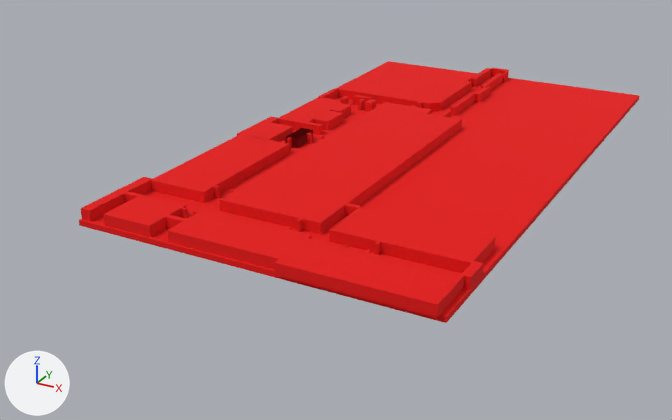
What one commit did to the glTF model public/models/school_cblock.hitboxes.glb.
One viewpoint serves both versions: a camera (50 mm lens) standing at (133.2, -110.4, 62.9) and looking at (53.1, 35.3, -9.9). Lighting does not change. The marker at lower left points along +X, +Y and +Z. Where no turn or scale is listed for an object, it has been applied to the vertices. Vertices at the same position are counted once.

Script lines for the objects in view, before the commit:
```python
me_cube_051 = bpy.data.meshes.new('Cube.051')
me_cube_051.from_pydata(...)  # a box spanning x 29.0..94.0, y -8.4..108.0, z -1.0..0.0
me_cube_051.materials.append(mat_hbmat_c)  # red #e70200
# before: 0 (29.0, -8.4, -1.0) at pixel (79, 225), 1 (29.0, -8.4, 0.0) at pixel (78, 219), 2 (29.0, 108.0, -1.0), 3 (29.0, 108.0, 0.0) at pixel (388, 61), 4 (94.0, -8.4, -1.0) at pixel (446, 323)
# before: 5 (94.0, -8.4, 0.0) at pixel (446, 316), 6 (94.0, 108.0, -1.0) at pixel (638, 99), 7 (94.0, 108.0, 0.0) at pixel (639, 95)
me_cube_202 = bpy.data.meshes.new('Cube.202')
me_cube_202.from_pydata(...)  # a box spanning x 47.1..66.5, y 5.9..65.6, z 0.0..2.0
me_cube_202.materials.append(mat_hbmat_c)  # red #e70200
me_cube_204 = bpy.data.meshes.new('Cube.204')
me_cube_204.from_pydata(...)  # a box spanning x 67.5..93.0, y -9.3..0.1, z 0.0..2.0
me_cube_204.materials.append(mat_hbmat_c)  # red #e70200
me_cube_210 = bpy.data.meshes.new('Cube.210')
me_cube_210.from_pydata(...)  # a box spanning x 32.5..39.3, y 47.5..63.0, z 0.0..2.0
me_cube_210.materials.append(mat_hbmat_c)  # red #e70200
ob_c_ground_hitbox_invisible_004 = bpy.data.objects.new('c_ground_hitbox_invisible.004', me_cube_202)
ob_c_ground_hitbox_invisible_004.location = (0.0, 0.0, 0.0)
ob_c_ground_hitbox_invisible_006 = bpy.data.objects.new('c_ground_hitbox_invisible.006', me_cube_204)
ob_c_ground_hitbox_invisible_006.location = (0.0, 0.0, 0.0)
ob_c_ground_hitbox_invisible_012 = bpy.data.objects.new('c_ground_hitbox_invisible.012', me_cube_210)
ob_c_ground_hitbox_invisible_012.location = (0.0, 0.0, 0.0)
ob_c_groundfloor_floor_invisible = bpy.data.objects.new('_c_groundfloor_floor_invisible', me_cube_051)
ob_c_groundfloor_floor_invisible.location = (0.0, 0.0, 0.0)
# also in view: 'c_ground_hitbox_invisible.019' at (44.1, 73.4, 1.0); 'c_ground_hitbox_invisible.002' at (38.9, -3.3, 1.0); 'c_ground_hitbox_invisible.008' at (80.8, 9.3, 1.0); 'c_ground_hitbox_invisible.073' at (56.5, 83.1, 1.0); 'c_ground_hitbox_invisible.003' at (37.0, 21.3, 1.0)
```
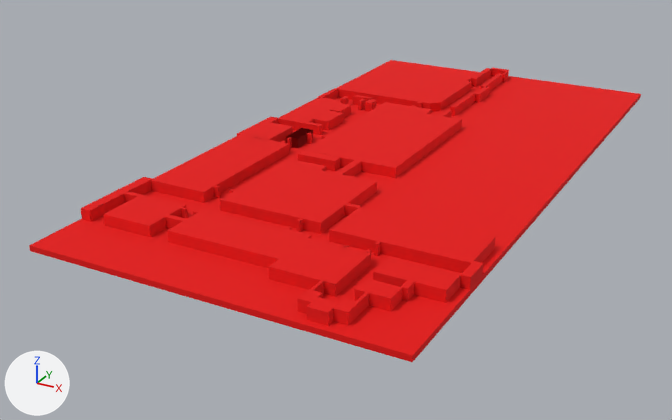
Where the newer file only moved an object's origin or applied its transform, the numbers keep the older frame.

Where the change shows, as pixel boxes [x1, y1, x2, y2] in the pictures (672 x 420 px):
'_c_groundfloor_floor_invisible', reshaped (9% wider, 15% taller)
    before: [79, 61, 639, 323]
    after: [29, 60, 641, 362]
'c_ground_hitbox_invisible.004', mesh rescaled (35% narrower, 43% shorter)
    before: [220, 106, 462, 234]
    after: [304, 106, 462, 178]
'c_ground_hitbox_invisible.006', mesh rescaled (46% narrower, 26% shorter)
    before: [274, 238, 464, 318]
    after: [269, 238, 371, 297]
'c_ground_hitbox_invisible.077', added (red)
    after: [373, 257, 461, 303]
'c_ground_hitbox_invisible.079', added (red)
    after: [355, 278, 402, 312]
'c_ground_hitbox_invisible.082', added (red)
    after: [307, 297, 339, 326]
'c_ground_hitbox_invisible.081', added (red)
    after: [333, 299, 359, 325]
'c_ground_hitbox_invisible.088', added (red)
    after: [298, 150, 340, 171]
'c_ground_hitbox_invisible.083', added
    after: [297, 289, 323, 314]
'c_ground_hitbox_invisible.087', added
    after: [336, 160, 361, 177]
'c_ground_hitbox_invisible.078', added
    after: [401, 280, 414, 301]
'c_ground_hitbox_invisible.080', added
    after: [356, 292, 369, 315]
'c_ground_hitbox_invisible.084', added
    after: [311, 280, 324, 294]
'c_ground_hitbox_invisible.086', unchanged, uncovered by the edit
    after: [260, 170, 377, 234]
'c_ground_hitbox_invisible.085', unchanged, uncovered by the edit
    after: [220, 159, 326, 220]

Edits to the bpy script that builds the scene:
```text
Change me_cube_202:
    where me_cube_202.from_pydata(...)  # 8 vertices, 12 faces; spans x 47.1..66.5, y 5.9..65.6, z 0.0..2.0
    me_cube_202 part 1: the whole mesh is scaled about its middle by (1, 0.539, 1), then moved by (0.0, 13.8, 0.0)
Change me_cube_204:
    where me_cube_204.from_pydata(...)  # 8 vertices, 12 faces; spans x 67.5..93.0, y -9.3..0.1, z 0.0..2.0
    me_cube_204 part 2: the whole mesh is scaled about its middle by (0.426, 1.17, 1), then moved by (-7.3, -0.7, 0.0)
Change me_cube_051:
    where me_cube_051.from_pydata(...)  # 8 vertices, 12 faces; spans x 29.0..94.0, y -8.4..108.0, z -1.0..0.0
    me_cube_051 part 3
    add for i in [0, 1, 4, 5]: me_cube_051.vertices[i].co += Vector((0.0, -10.9, 0.0))
    add for i in [2, 3, 6, 7]: me_cube_051.vertices[i].co += Vector((0.0, 1.5, 0.0))
Add ob_c_ground_hitbox_invisible_088:
    ob_c_ground_hitbox_invisible_088 = bpy.data.objects.new('c_ground_hitbox_invisible.088', me_cube_242)  # a box spanning x 47.15..55.15, y 31.15..33.35, z 0.0..2.0; in mat_hbmat_c (red #e70200)
    ob_c_ground_hitbox_invisible_088.location = (0.0, 0.0, 0.0)
Add ob_c_ground_hitbox_invisible_087:
    ob_c_ground_hitbox_invisible_087 = bpy.data.objects.new('c_ground_hitbox_invisible.087', me_cube_241)  # a box spanning x 58.1..59.5, y 25.9..33.4, z 0.0..2.0; in mat_hbmat_c (red #e70200)
    ob_c_ground_hitbox_invisible_087.location = (0.0, 0.0, 0.0)
Add ob_c_ground_hitbox_invisible_084:
    ob_c_ground_hitbox_invisible_084 = bpy.data.objects.new('c_ground_hitbox_invisible.084', me_cube_238)  # a box spanning x 76.1..76.57, y -13.8..-10.8, z 0.0..2.0; in mat_hbmat_c (red #e70200)
    ob_c_ground_hitbox_invisible_084.location = (0.0, 0.0, 0.0)
Add ob_c_ground_hitbox_invisible_083:
    ob_c_ground_hitbox_invisible_083 = bpy.data.objects.new('c_ground_hitbox_invisible.083', me_cube_237)  # a box spanning x 75.9..78.07, y -16.8..-13.8, z 0.0..2.0; in mat_hbmat_c (red #e70200)
    ob_c_ground_hitbox_invisible_083.location = (0.0, 0.0, 0.0)
Add ob_c_ground_hitbox_invisible_082:
    ob_c_ground_hitbox_invisible_082 = bpy.data.objects.new('c_ground_hitbox_invisible.082', me_cube_236)  # a box spanning x 78.1..81.37, y -18.1..-15.1, z 0.0..2.0; in mat_hbmat_c (red #e70200)
    ob_c_ground_hitbox_invisible_082.location = (0.0, 0.0, 0.0)
Add ob_c_ground_hitbox_invisible_081:
    ob_c_ground_hitbox_invisible_081 = bpy.data.objects.new('c_ground_hitbox_invisible.081', me_cube_235)  # a box spanning x 81.4..83.57, y -16.8..-13.8, z 0.0..2.0; in mat_hbmat_c (red #e70200)
    ob_c_ground_hitbox_invisible_081.location = (0.0, 0.0, 0.0)
Add ob_c_ground_hitbox_invisible_080:
    ob_c_ground_hitbox_invisible_080 = bpy.data.objects.new('c_ground_hitbox_invisible.080', me_cube_234)  # a box spanning x 83.1..83.57, y -13.8..-10.8, z 0.0..2.0; in mat_hbmat_c (red #e70200)
    ob_c_ground_hitbox_invisible_080.location = (0.0, 0.0, 0.0)
Add ob_c_ground_hitbox_invisible_079:
    ob_c_ground_hitbox_invisible_079 = bpy.data.objects.new('c_ground_hitbox_invisible.079', me_cube_233)  # a box spanning x 81.4..86.87, y -10.8..-7.2, z 0.0..2.0; in mat_hbmat_c (red #e70200)
    ob_c_ground_hitbox_invisible_079.location = (0.0, 0.0, 0.0)
Add ob_c_ground_hitbox_invisible_078:
    ob_c_ground_hitbox_invisible_078 = bpy.data.objects.new('c_ground_hitbox_invisible.078', me_cube_232)  # a box spanning x 86.6..87.67, y -7.2..-5.0, z 0.0..2.0; in mat_hbmat_c (red #e70200)
    ob_c_ground_hitbox_invisible_078.location = (0.0, 0.0, 0.0)
Add ob_c_ground_hitbox_invisible_077:
    ob_c_ground_hitbox_invisible_077 = bpy.data.objects.new('c_ground_hitbox_invisible.077', me_cube_219)  # a box spanning x 81.3..92.47, y -5.1..0.2, z 0.0..2.0; in mat_hbmat_c (red #e70200)
    ob_c_ground_hitbox_invisible_077.location = (0.0, 0.1, 0.0)
```
